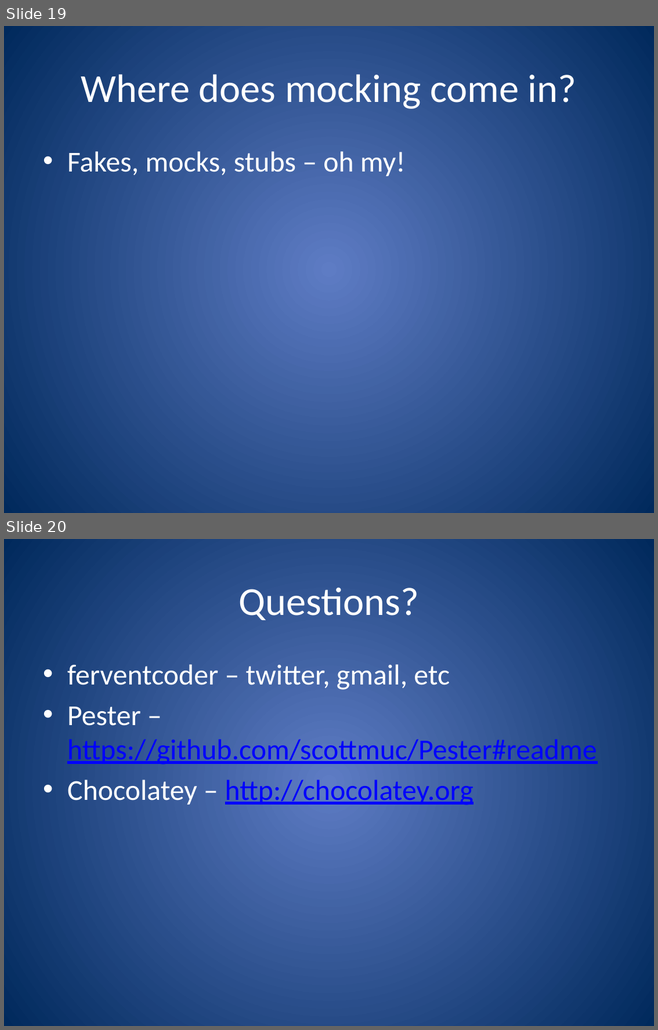
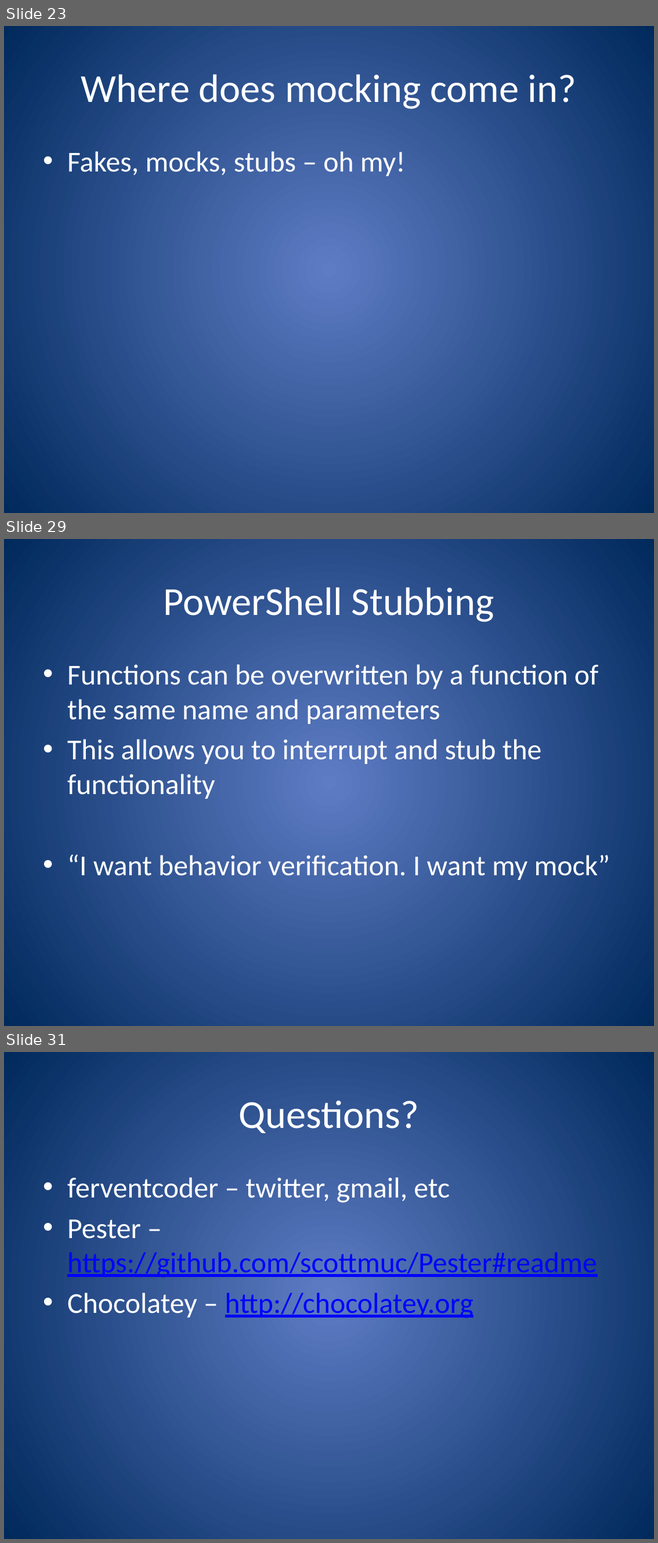
Before and after one commit to ferventcoder/presentations, a slide deck: dotNet/powershellbdd/AutomatedTestingForPowerShell.pptx. Shown one above the other, each under a label of ours: slides 19 and 20 before the commit, slides 23, 29 and 31 after it; the slides between them are not shown. The pictures are 658x1030 and 658x1543 pixels, drawn with LibreOffice and Linux fonts; fonts in the diff are those of the drawing. Boxes give left, top, right and bottom in pixels: in the first picture for what was removed or moved away, otherwise in the second. Text is boxed around its words. In the diff, an @@ line names an element or a change of style, - is before the commit and + after.

```diff
--- a/dotNet/powershellbdd/AutomatedTestingForPowerShell.pptx
+++ b/dotNet/powershellbdd/AutomatedTestingForPowerShell.pptx
@@ slide 29 added at <box>4,539,654,1026</box>, background gradient #5E7CC5 to #00295C @@
@@ title added at <box>163,587,494,622</box>, 44 pt, text #FFFFFF @@
+PowerShell Stubbing
@@ text added at <box>67,664,610,880</box>, 32 pt, text #FFFFFF @@
+• Functions can be overwritten by a function of the same name and parameters
+• This allows you to interrupt and stub the functionality
+• “I want behavior verification. I want my mock”
@@ what was slide 19 is now slide 23 @@
@@ what was slide 20 is now slide 31 @@
```
Also in this commit, not shown: 7 slides changed, 11 other slides added, 1 slide removed.
